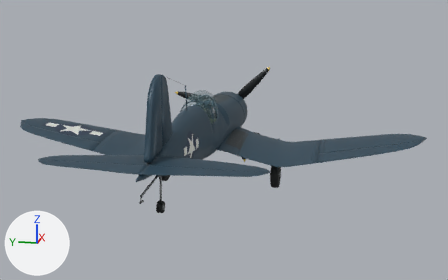
One commit to the Blender file assets/aircraft/f4u-1d-corsair/generated/source.blend: the scene before it, then after it.
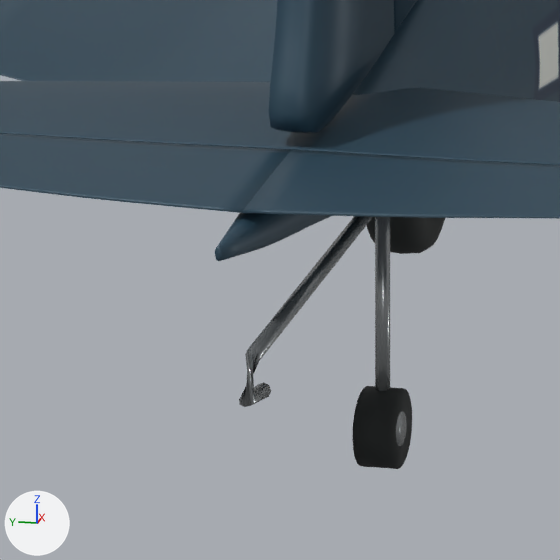
There are two pictures of each version: one whole from a camera (50 mm lens) standing at (-16.14, -3.96, 4.04) and looking at (0.13, -0.7, -0.03), one close up on the part from 23% to 42% of the width and 51% to 81% of the height. Arrows for +X, +Y and +Z are at lower left; the lights stay in place. The first two pictures are the older version.

Objects in the first close-up: 'aircraft.root.mesh', 'arrestor.hook.mesh', 'control.elevator.port.mesh', 'control.elevator.starboard.mesh', 'control.rudder.mesh', 'gear.port.mesh', 'gear.tail.mesh'.
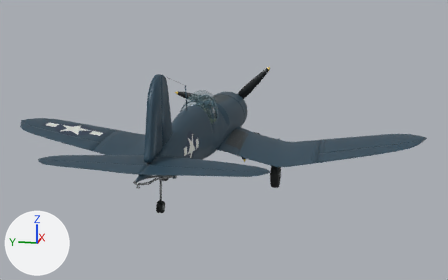
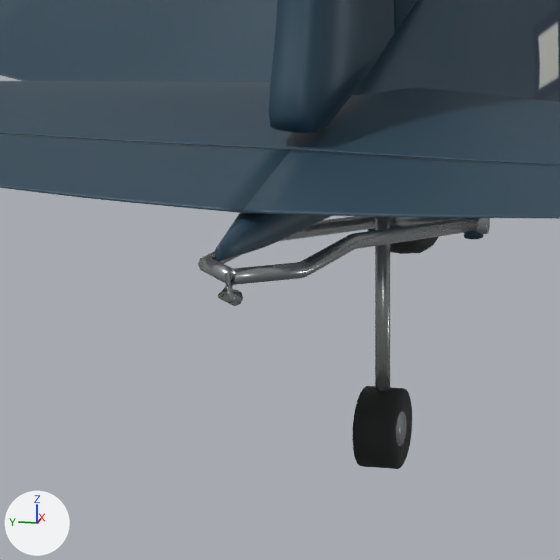
ob_arrestor_hook is not drawn itself; it is the parent of ob_arrestor_hook_mesh.

Where the change shows, as pixel boxes [x1, y1, x2, y2] in the close-ups (560 x 560 px):
'arrestor.hook.mesh', reshaped, moved (119% wider, 53% shorter)
    before: [239, 216, 372, 407]
    after: [198, 216, 490, 306]
part 1 of me_measured_fuselage, added
    after: [464, 218, 483, 239]
part 2 of me_arrestor_hook, deleted
    before: [239, 216, 372, 407]
part 3 of me_arrestor_hook, added
    after: [198, 216, 490, 306]

The change in detail:
me_measured_fuselage is used by ob_aircraft_root_mesh; parent ob_aircraft_root; location (0.0, 0.0, 0.0).
me_measured_fuselage had 12835 vertices, 24971 faces and spanned x -5.1..4.39, y -6.25..6.25, z -0.85..2.23.
me_measured_fuselage now has 12867 vertices, 25027 faces and spans x -5.1..4.39, y -6.25..6.25, z -0.85..2.23.
me_measured_fuselage part 1: a new loose piece, an 8-sided cylinder along z spanning x -2.962..-2.892, y -0.185..-0.115, z -0.233..-0.143, in mat_f4u_1d_corsair_frames (dark blue #2c4859).
Other edits to the shape of me_measured_fuselage do not show in these pictures.
me_arrestor_hook is used by ob_arrestor_hook_mesh; parent ob_arrestor_hook; location (3.672, 0.0, -0.0629).
me_arrestor_hook had 32 vertices, 60 faces and spanned x -4.918..-3.67, y -0.025..0.025, z -0.202..0.088.
me_arrestor_hook now has 120 vertices, 224 faces and spans x -5.071..-2.895, y -0.2..0.2, z -0.22..0.29.
me_arrestor_hook part 2: the whole mesh is rebuilt.
Part 3, on me_arrestor_hook:
104 vertices are added at x -5.071..-2.895, y -0.2..0.175, z -0.22..0.29.
16 new vertices lie (0.0, 0.4, 0.0) away from vertices in x -2.959..-2.895, y -0.2, z -0.22..-0.156.
224 new faces join them.
Object 'arrestor.hook' (ob_arrestor_hook) moves from (-3.672, 0.0, 0.0629) to (-2.927, 0.0, -0.188).
Object 'arrestor.hook.mesh' (ob_arrestor_hook_mesh) moves from (3.672, 0.0, -0.0629) to (2.927, 0.0, 0.188).
